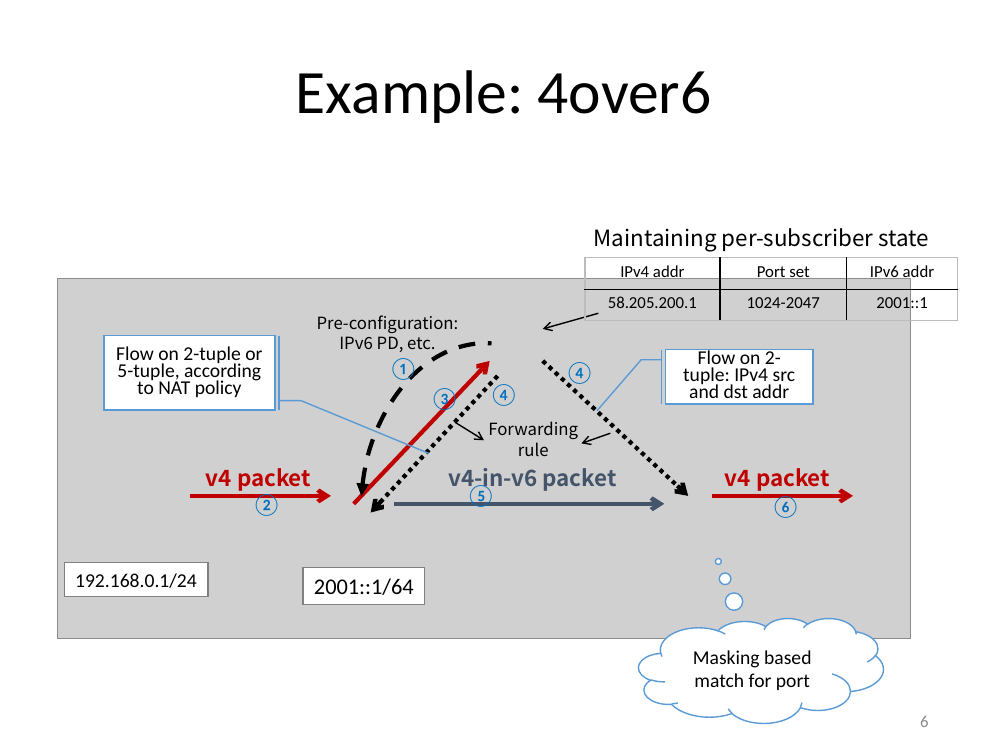
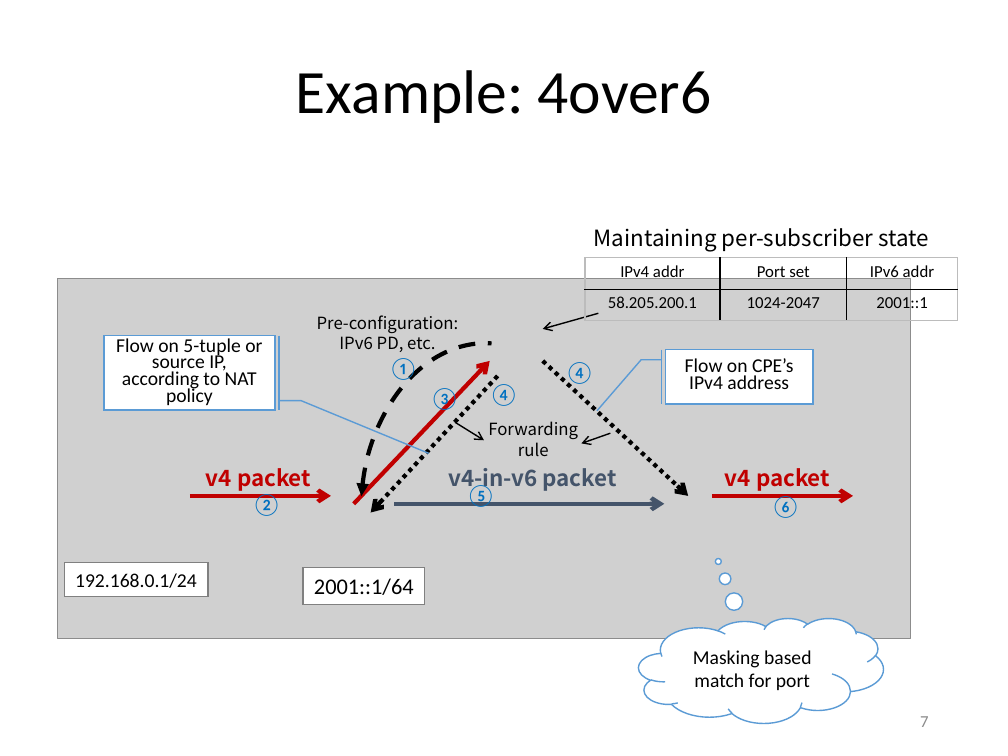
Before and after one commit to gnocuil/draft-sdn, a slide deck: slide 7 of Unified IPv6 Transition Framework With Flow-based Forwarding.pptx (slide 6 before the commit). Drawn at 1008x756 pixels with LibreOffice and Linux fonts; fonts in the diff are those of the drawing; grey boxes stand for pictures. Boxes give left, top, right and bottom in pixels: in the first picture for what was removed or moved away, otherwise in the second. Text is boxed around its words. In the diff, an @@ line names an element or a change of style, - is before the commit and + after.

```diff
--- a/Unified IPv6 Transition Framework With Flow-based Forwarding.pptx
+++ b/Unified IPv6 Transition Framework With Flow-based Forwarding.pptx
@@ text in accent border callout at (116,335,262,405): text changed @@
-Flow on 2-tuple or 5-tuple, according to NAT policy
+Flow on 5-tuple or source IP, according to NAT policy
@@ text in accent border callout at (685,358,794,389): text changed @@
-Flow on 2-tuple: IPv4 src and dst addr
+Flow on CPE’s IPv4 address
@@ page number at (920,716,928,727): text changed @@
-6
+7
```
Also in this commit, not shown: 1 slide added, 2 other files.
